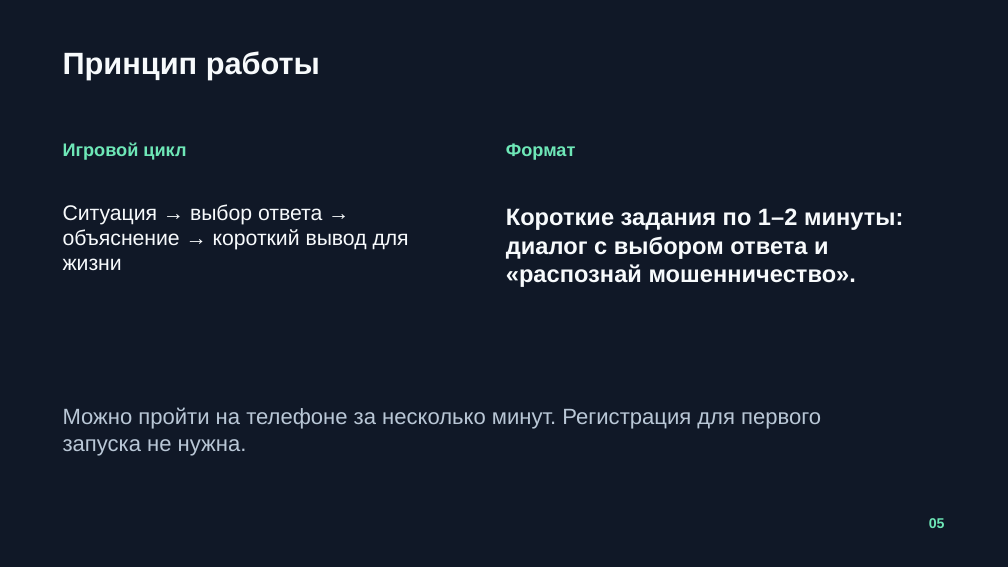
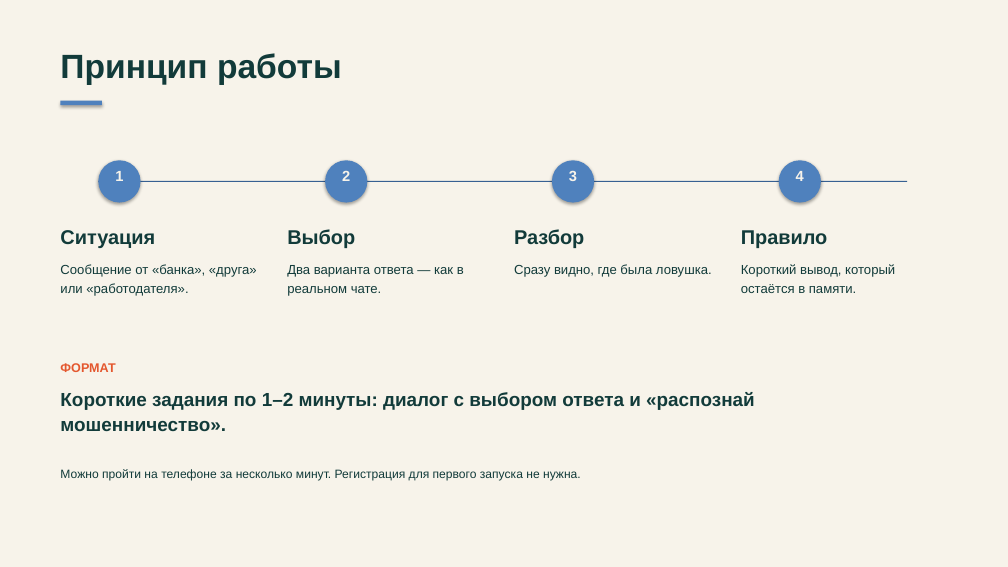
Before and after one commit to gvibco/antishema, a slide deck: slide 5 of АнтиСхема_презентация_Посысаев_Иван_Шульга_Георгий.odp. Drawn at 1008x567 pixels with LibreOffice and Linux fonts; fonts in the diff are those of the drawing. Boxes give left, top, right and bottom in pixels: in the first picture for what was removed or moved away, otherwise in the second. Text is boxed around its words. In the diff, an @@ line names an element or a change of style, - is before the commit and + after.

```diff
--- a/АнтиСхема_презентация_Посысаев_Иван_Шульга_Георгий.odp
+++ b/АнтиСхема_презентация_Посысаев_Иван_Шульга_Георгий.odp
@@ background #101827 to #F7F3EA @@
@@ text "Принцип работы" at (60, 53, 342, 85): size 29.3 to 32 pt, text colour #F7FAFC to #123B3A; line spacing 1 to 1.08; vertical alignment middle to top @@
@@ rectangle added at (60, 101, 102, 105), fill #4F81BD @@
@@ text removed at (63, 142, 186, 160) @@
-Игровой цикл
@@ ellipse added at (98, 160, 141, 203), fill #4F81BD @@
@@ text added at (115, 171, 123, 181), 14 pt, text #F7F3EA, bold @@
+1
@@ ellipse added at (325, 160, 368, 203), fill #4F81BD @@
@@ text added at (342, 171, 350, 181), 14 pt, text #F7F3EA, bold @@
+2
@@ ellipse added at (552, 160, 594, 203), fill #4F81BD @@
@@ text added at (569, 171, 577, 181), 14 pt, text #F7F3EA, bold @@
+3
@@ ellipse added at (779, 160, 821, 203), fill #4F81BD @@
@@ text added at (796, 171, 804, 181), 14 pt, text #F7F3EA, bold @@
+4
@@ text removed at (63, 204, 409, 270) @@
-Ситуация → выбор ответа → объяснение → короткий вывод для жизни
@@ line added from (98, 181) to (907, 181), #376092 0.99 pt @@
@@ text added at (60, 230, 155, 248), 19 pt, text #123B3A, bold @@
+Ситуация
@@ text added at (287, 229, 355, 248), 19 pt, text #123B3A, bold @@
+Выбор
@@ text added at (514, 229, 584, 248), 19 pt, text #123B3A, bold @@
+Разбор
@@ text added at (741, 230, 828, 248), 19 pt, text #123B3A, bold @@
+Правило
@@ text added at (60, 264, 257, 296), 12.5 pt, text #123B3A @@
+Сообщение от «банка», «друга» или «работодателя».
@@ text added at (287, 265, 464, 296), 12.5 pt, text #123B3A @@
+Два варианта ответа — как в реальном чате.
@@ text added at (514, 264, 712, 277), 12.5 pt, text #123B3A @@
+Сразу видно, где была ловушка.
@@ text added at (741, 264, 895, 293), 12.5 pt, text #123B3A @@
+Короткий вывод, который остаётся в памяти.
@@ text "ФОРМАТ" at (60, 363, 115, 372): vertical alignment middle to top @@
@@ text at (60, 363, 115, 372): text changed; size 17.3 to 12 pt; text colour #6EE7B7 to #E4572E @@
-Формат
+ФОРМАТ
@@ text "Короткие задания по 1–2 минуты: ...": place and size @@
-text "Короткие задания по 1–2 минуты: ..." at (506, 208, 903, 287)
+text "Короткие задания по 1–2 минуты: ..." at (60, 392, 755, 431)
@@ text "Короткие задания по 1–2 минуты: ..." at (60, 392, 755, 431): size 22.5 to 18 pt, text colour #F7FAFC to #123B3A; line spacing 1 to 1.1; vertical alignment middle to top @@
@@ text "Можно пройти на телефоне за ...": place and size @@
-text "Можно пройти на телефоне за ..." at (63, 407, 821, 456)
+text "Можно пройти на телефоне за ..." at (60, 469, 581, 480)
@@ text "Можно пройти на телефоне за ..." at (60, 469, 581, 480): size 21 to 11.5 pt, text colour #B9C7D6 to #123B3A; line spacing 1 to 1.08; vertical alignment middle to top @@
@@ text removed at (929, 518, 945, 528) @@
-05
```
Also in this commit, not shown: 8 other slides changed, 2 slides added, 1 slide removed, 20 other files.
